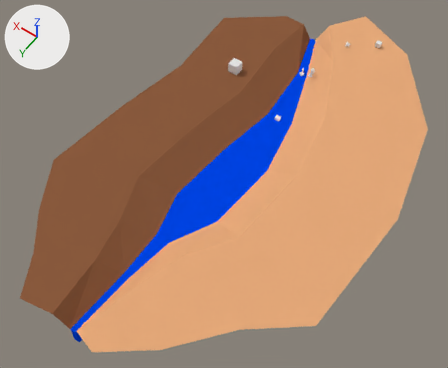
What one commit did to the Blender file game/level_1.blend.
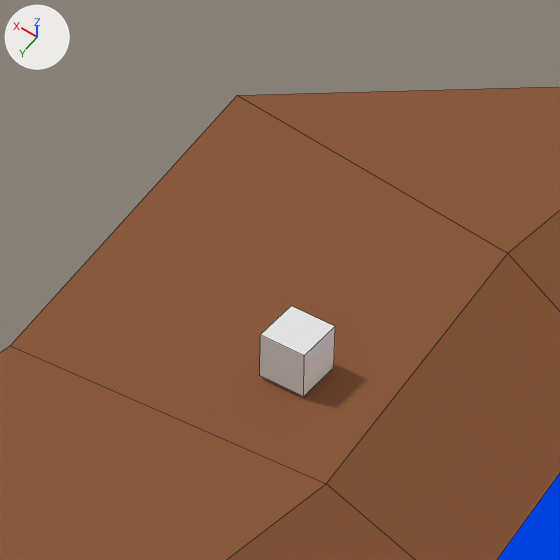
There are two pictures of each version: one whole from a 50 mm lens placed at (-82.1, 93.7, 173.6), pointed at (-1.6, -19.0, -3.5), one close up on the part from 40% to 64% of the width and 0% to 29% of the height. Arrows for +X, +Y and +Z are at upper left; the lights stay in place. The close-ups show mesh edges as thin lines.

Objects in the first close-up: 'bulldozer', 'east river bank', 'river'.
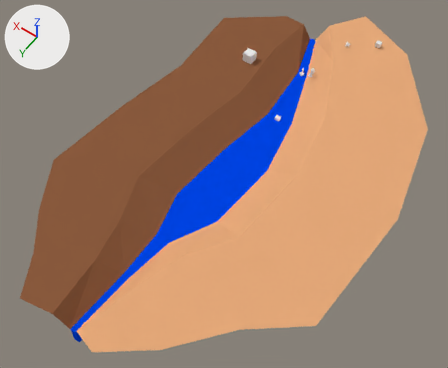
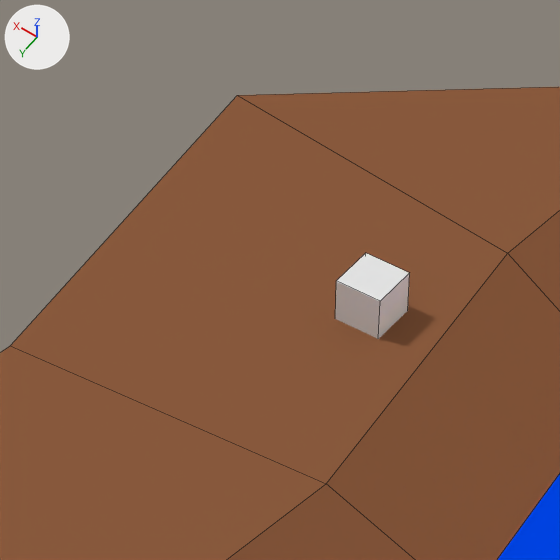
The change in detail:
Mesh me_cube_001_1 is new.
It is a box spanning x -2.0..2.0, y -2.0..2.0, z -2.14..1.86.
Object 'bulldozer' (ob_bulldozer) is deleted.
Object 'bullldozer' (ob_bullldozer) is new; it shows me_cube_001_1.
Its location is (22.23, -70.09, 8.8).

Pixel boxes (x1, y1, x2, y2) of what changed, in the close-ups (560 x 560 px):
'bulldozer', deleted
    before: (260, 306, 335, 397)
'bullldozer', added
    after: (335, 253, 410, 339)
